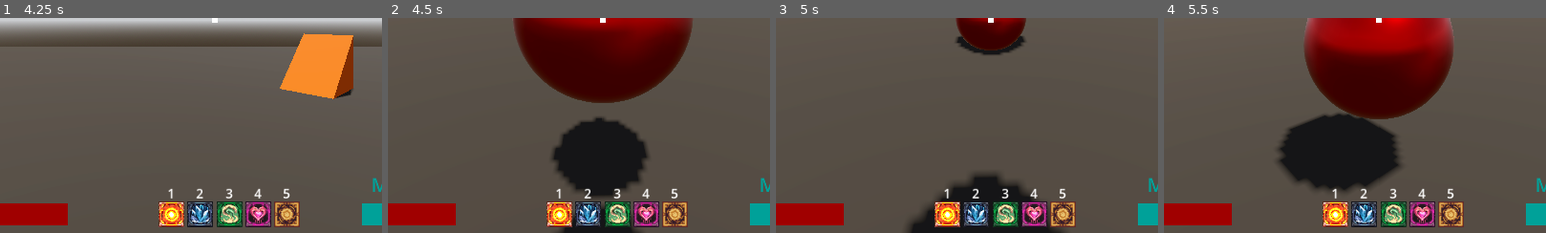
Above: before the commit, frames 1-4 (left to right).
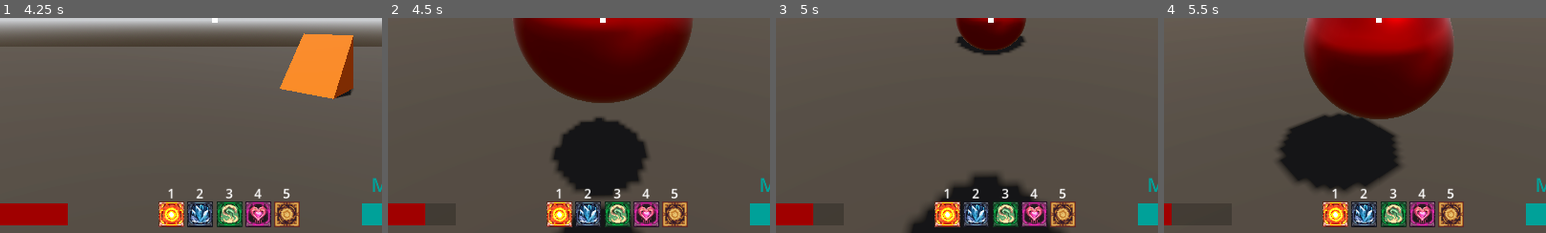
Above: after the commit, the same moments.

Repository: Isaaa43/Saudavel-e-Balanceado
Game: Godot game, scene res://cenas/main_game.tscn
The game is run twice, just before and just after one commit, with the same random seed, the same clock (stepped at 60 frames per second) and the same inputs.
Inputs (mouse positions are % of the whole screen's width and height, from its top left):
- Up to frame 1 (4.25 s): click (50, 66) at 0.52 s; type "Alex" at 0.6 s; click "Jogar" at 1.25 s; click "Host" at 2 s; click "Começar Partida" at 2.75 s; tap Enter at 3.5 s; move the mouse to (72, 45) at 3.52 s; hold D (direita) from 3.53 s (still down); click (72, 45) at 3.6 s; tap Space (pular) at 3.77 s
- Up to frame 2 (4.5 s): move the mouse to (45, 50) at 4.27 s; release D (direita) at 4.28 s; hold W (frente) from 4.28 s (still down); click (45, 50) at 4.35 s
- Up to frame 3 (5 s): keep holding W (frente); tap Space (pular) at 4.52 s
- Up to frame 4 (5.5 s): keep holding W (frente); move the mouse to (52, 48) at 5.02 s; tap 1 at 5.1 s; click (52, 48) at 5.3 s
The pictures show only the part of the screen within x 22-72%, y 50-100%; the shares and areas given below are measured in that part.

Frame 1 is identical in both runs. In frame 2, 0.8% of the frame differs, in the area x 9-18%, y 86-97%; in frame 3, 0.8%; in frame 4, 1.6%, in the area x 2-18%, y 86-97%.

Commit message:
feat: criada classe para area ativação do feitiço
Criada classe de Area3D FeiticoAreaAtivacao
Retirada a criação da área3d no corpo do feitiço, e passado para FeiticoAreaAtivacao

Diff:
--- a/luta-magos/scripts/game/feiticos/definicoes/comportamento_def/feitico_comportamento_def.gd
+++ b/luta-magos/scripts/game/feiticos/definicoes/comportamento_def/feitico_comportamento_def.gd
@@ -39,4 +39,5 @@
 
 func _criar_sub_sistemas(comportamento: FeiticoComportamento) -> void:
 	comportamento.visual = visual_def.criar()
+	comportamento.area_ativacao = FeiticoAreaAtivacao.new()
 	comportamento.corpo = FeiticoCorpo.criar()
--- a/luta-magos/scripts/game/feiticos/instanciancia/comportamento/feitico_comportamento.gd
+++ b/luta-magos/scripts/game/feiticos/instanciancia/comportamento/feitico_comportamento.gd
@@ -29,6 +29,10 @@
 var corpo: FeiticoCorpo
 var direcao := Vector3.ZERO
 
+# Area Ativacao
+# -----------------------------------------------------------------------------
+var area_ativacao: FeiticoAreaAtivacao
+
 # Visual
 # -----------------------------------------------------------------------------
 var visual: FeiticoVisual
@@ -44,15 +48,19 @@
 func _ready() -> void:
 	set_physics_process(false)
 	# TODO AAAAAA
-	corpo.area.body_entered.connect(_aplicar_efeitos)
 
 	# Visual
 	visual.name = "Visual"
 	add_child(visual, true)
+	# AreaAtivacao
+	area_ativacao.name = "AreaAtivacao"
+	add_child(area_ativacao, true)
+	area_ativacao.body_entered.connect(_aplicar_efeitos)
 	# Corpo
 	corpo.name = "Corpo"
 	add_child(corpo, true)
 	corpo.set_visual_transform(visual.visual_3d)
+	corpo.set_area_transform(area_ativacao)
 
 func _aplicar_efeitos(body: Node3D) -> void:
 	if body is Jogador:
--- /dev/null
+++ b/luta-magos/scripts/game/feiticos/instanciancia/feitico_area_ativacao.gd
@@ -0,0 +1,18 @@
+class_name FeiticoAreaAtivacao
+extends Area3D
+
+
+func _ready() -> void:
+	_criar_area()
+
+func _criar_area() -> void:
+
+	var col := CollisionShape3D.new()
+	var sphere_shape := SphereShape3D.new()
+	sphere_shape.radius = 0.6
+	col.shape = sphere_shape
+	add_child(col)
+
+	#force_area_update()
+
+	body_entered.connect(func(x): print("entrou ", x))
--- a/luta-magos/scripts/game/feiticos/instanciancia/feitico_corpo.gd
+++ b/luta-magos/scripts/game/feiticos/instanciancia/feitico_corpo.gd
@@ -6,27 +6,8 @@
 
 static func criar() -> FeiticoCorpo:
 	var corpo := FeiticoCorpo.new()
-
 	corpo._criar_remote_transforms()
-	corpo._criar_area()
-
 	return corpo
-
-# TODO: trocar para uma classe propria
-var area: Area3D
-func _criar_area() -> void:
-	area = Area3D.new()
-	add_child(area)
-
-	var col := CollisionShape3D.new()
-	var sphere_shape := SphereShape3D.new()
-	sphere_shape.radius = 0.6
-	col.shape = sphere_shape
-	area.add_child(col)
-
-	#area.force_area_update()
-
-	area.body_entered.connect(func(x): print("entrou ", x))
 
 func _criar_remote_transforms() -> void:
 	remote_transf_visual = RemoteTransform3D.new()
@@ -34,8 +15,8 @@
 	add_child(remote_transf_visual)
 	add_child(remote_transf_area)
 
-func set_visual_transform(visual: Node) -> void:
+func set_visual_transform(visual: Node3D) -> void:
 	remote_transf_visual.remote_path = visual.get_path()
 
-func set_area_transform(area: Node) -> void:
+func set_area_transform(area: Node3D) -> void:
 	remote_transf_area.remote_path = area.get_path()
Not shown, added: luta-magos/scripts/game/feiticos/instanciancia/feitico_area_ativacao.gd.uid
